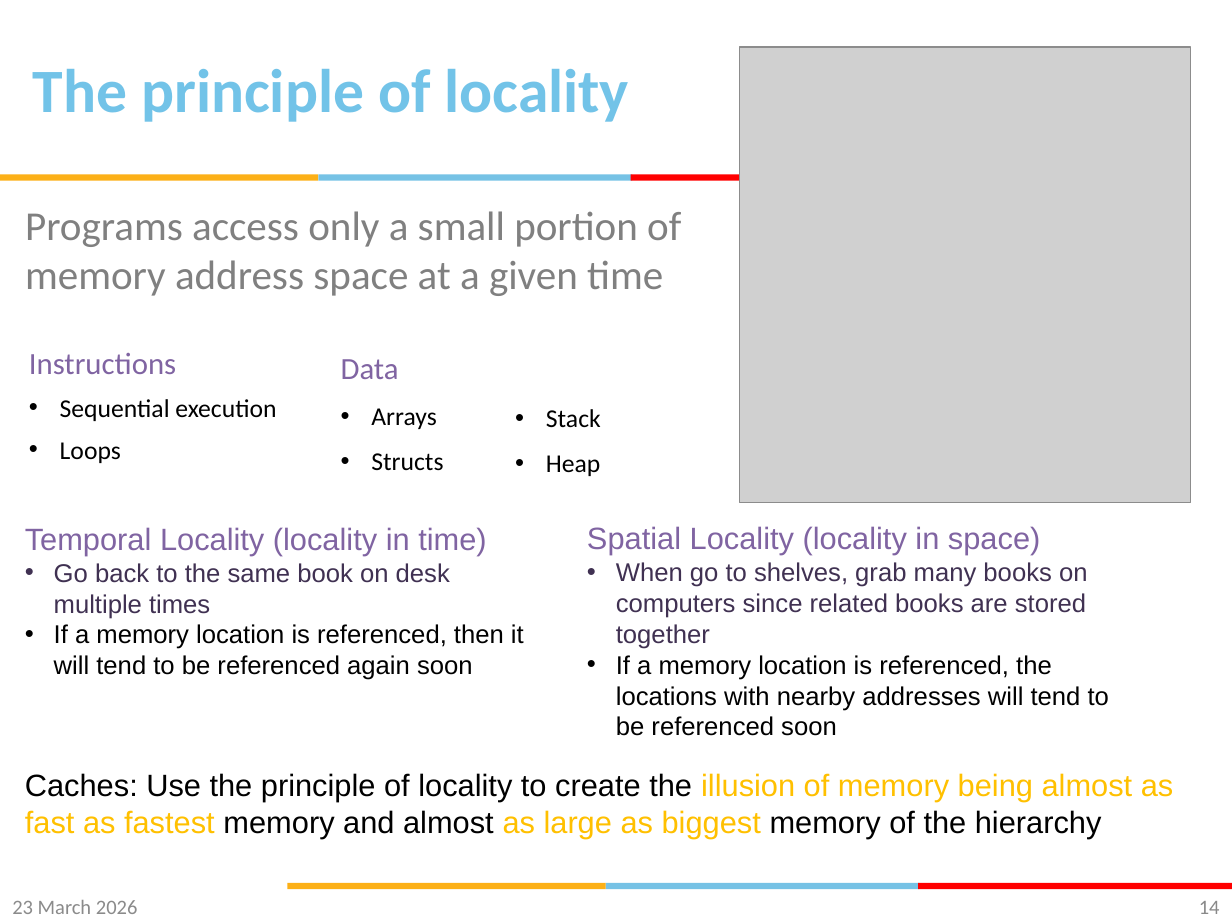
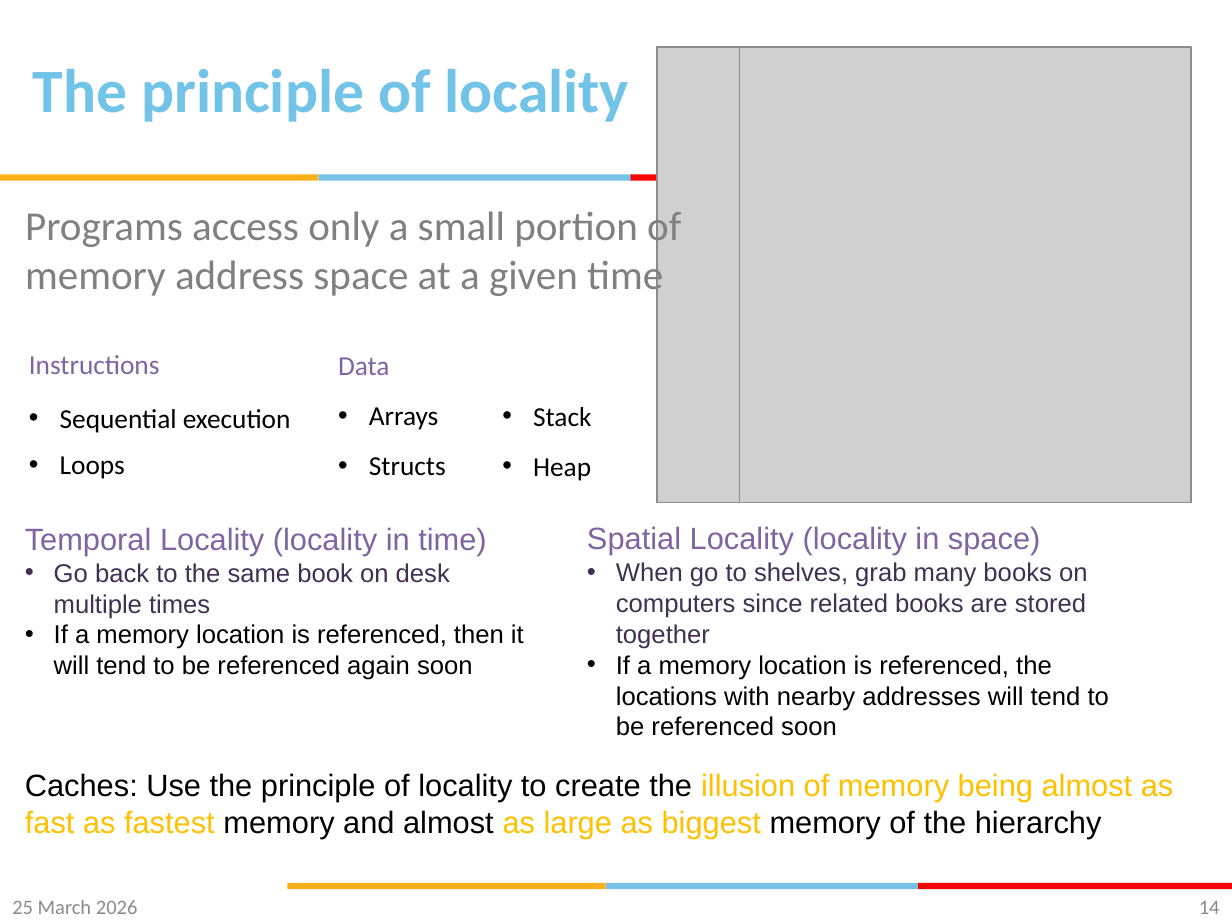
Before and after one commit to gsaurabhr-teaching/csf342-material, a slide deck: slide 14 of Lec-24-29-memory.pptx. Drawn at 1232x924 pixels with LibreOffice and Linux fonts; fonts in the diff are those of the drawing; grey boxes stand for pictures; background and template pictures are left out. Boxes give left, top, right and bottom in pixels: in the first picture for what was removed or moved away, otherwise in the second. Text is boxed around its words. In the diff, an @@ line names an element or a change of style, - is before the commit and + after.

```diff
--- a/Lec-24-29-memory.pptx
+++ b/Lec-24-29-memory.pptx
@@ picture added at box(657, 47, 1190, 503) @@
@@ text "Instructions" at box(29, 355, 291, 479): size 18 to 16 pt in "Instructions"; size 15 to 16 pt in "Sequential execution", "Loops"; line spacing 0.8 to 0.9; line spacing 0.8 to 1.1 @@
@@ text "Data" at box(338, 357, 446, 476): size 18 to 16 pt in "Data"; size 15 to 16 pt in "Arrays", "Structs"; line spacing 0.9 to 1 @@
@@ text "Stack": place and size @@
-text "Stack" at box(546, 409, 601, 476)
+text "Stack" at box(533, 407, 591, 481)
@@ text "Stack" at box(533, 407, 591, 481): size 15 to 16 pt; line spacing 0.9 to 1 @@
@@ text at box(12, 900, 138, 914): text changed @@
-23 March 2026
+25 March 2026
```
Also in this commit, not shown: 70 other slides changed.
